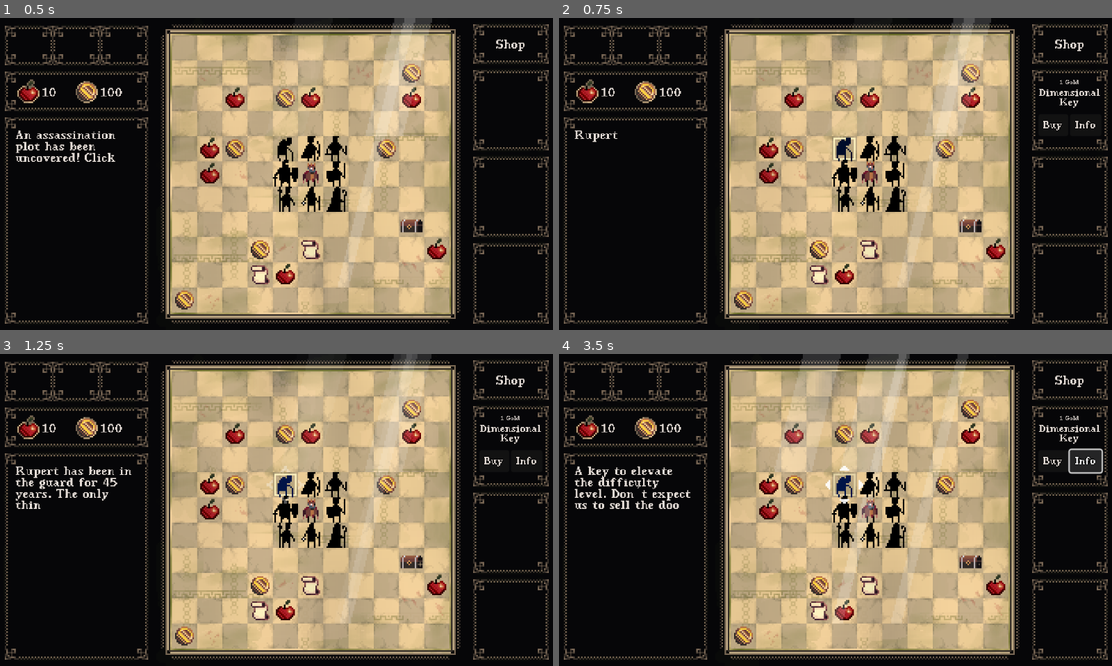
Above: before the commit, frames 1-4 (two rows, left to right).
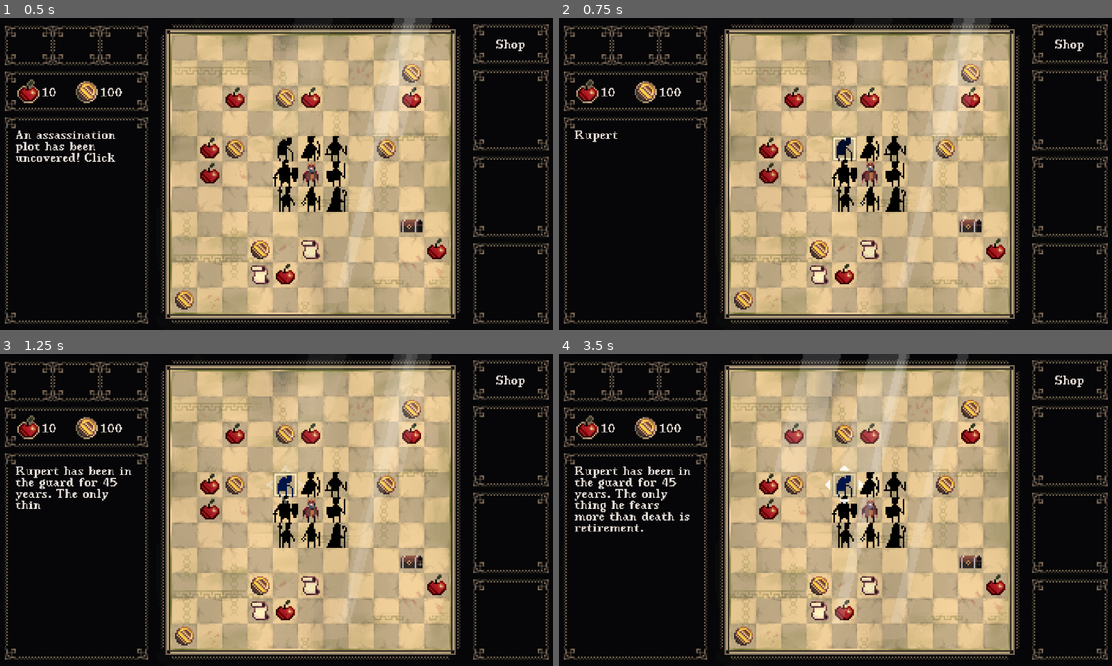
Above: after the commit, the same moments.

Repository: ibirothe/kings-rescue
Game: Godot game, scene res://Scenes/Level.tscn
Two runs of this game, one before a commit and one after it. Both use one fixed random seed, a clock stepped at 60 frames per second and the inputs below. Sound files missing from this copy of the repository are replaced by a short silence.
Inputs (mouse positions are in pixels of both pictures, inside the frame that each line leads up to):
- Up to frame 1 (0.5 s): no input
- Up to frame 2 (0.75 s): move the mouse to (846, 149) at 0.52 s; tap D (Delete) at 0.6 s; click (846, 149) at 0.67 s
- Up to frame 3 (1.25 s): no input
- Up to frame 4 (3.5 s): click (1051, 460) at 1.25 s, where only the run before the commit has a clickable "Buy"; move the mouse to (846, 485) at 2.02 s; tap D (Delete) at 2.1 s; click (846, 485) at 2.17 s; click (1084, 460) at 2.75 s, where only the run before the commit has a clickable "Info"

Frame 1 is identical in both runs. In frame 2, 0.3% of the frame differs, in the area x 86-98%, y 19-37%; in frame 3, 0.3%; in frame 4, 2.1%, in the area x 2-99%, y 19-58%.

Commit message:
diffuculty increment and door

Diff:
--- /dev/null
+++ b/kings-rescue/Scenes/door.gd
@@ -0,0 +1,29 @@
+extends Area2D
+@onready var animated_sprite_2d: AnimatedSprite2D = $AnimatedSprite2D
+
+@onready var game_manager: Node2D = get_parent()
+
+func _ready():
+	# Connect the body_entered signal
+	body_entered.connect(_on_body_entered)
+
+func _on_body_entered(body):
+	if body is Soldier:
+		GlobalText.set_text(game_manager.txt.ingame["door"].pick_random())
+		game_manager.troop.soldiers.erase(body)
+		var soldier_tween = create_tween()
+		body.disable_shader()
+		# Fade out over 1 second
+		soldier_tween.tween_property(body.animated_sprite_2d, "self_modulate:a", 0.0, 1.0)
+		await soldier_tween.finished
+		body.queue_free()  # Remove the node after fading out
+		animated_sprite_2d.play("Activate")
+		AudioManager.play_sound("door_activate")
+		await get_tree().create_timer(0.8).timeout
+		RunStats.increase_difficulty()
+		RunStats.upgrade_items.erase("Dimensional Key")
+		# Delete the item
+		var tween = create_tween()
+		tween.tween_property(animated_sprite_2d, "self_modulate:a", 0.0, 1.0)
+		await tween.finished
+		queue_free()  # Remove the node after fading out
--- a/kings-rescue/Scenes/door.tscn
+++ b/kings-rescue/Scenes/door.tscn
@@ -1,29 +1,229 @@
-[gd_scene load_steps=5 format=3 uid="uid://52mibe77ktsm"]
-
-[ext_resource type="Texture2D" uid="uid://df2shas6872xa" path="res://Assets/duck_trap_48.png" id="2_ubwxg"]
+[gd_scene load_steps=34 format=3 uid="uid://52mibe77ktsm"]
+
+[ext_resource type="Texture2D" uid="uid://cwaj2s4duukh4" path="res://Assets/door_activate.png" id="1_2ix0j"]
+[ext_resource type="Script" path="res://Scenes/door.gd" id="1_ppmgl"]
+[ext_resource type="Texture2D" uid="uid://bi3yugjyr8klj" path="res://Assets/door_idle.png" id="2_1kft1"]
 
 [sub_resource type="CircleShape2D" id="CircleShape2D_gr22t"]
 radius = 8.0
 
-[sub_resource type="AtlasTexture" id="AtlasTexture_cdokf"]
-atlas = ExtResource("2_ubwxg")
-region = Rect2(96, 96, 48, 48)
+[sub_resource type="AtlasTexture" id="AtlasTexture_oi37c"]
+atlas = ExtResource("1_2ix0j")
+region = Rect2(0, 0, 64, 64)
+
+[sub_resource type="AtlasTexture" id="AtlasTexture_pgxsr"]
+atlas = ExtResource("1_2ix0j")
+region = Rect2(64, 0, 64, 64)
+
+[sub_resource type="AtlasTexture" id="AtlasTexture_2o7cd"]
+atlas = ExtResource("1_2ix0j")
+region = Rect2(128, 0, 64, 64)
+
+[sub_resource type="AtlasTexture" id="AtlasTexture_04o87"]
+atlas = ExtResource("1_2ix0j")
+region = Rect2(0, 64, 64, 64)
+
+[sub_resource type="AtlasTexture" id="AtlasTexture_46wcr"]
+atlas = ExtResource("1_2ix0j")
+region = Rect2(64, 64, 64, 64)
+
+[sub_resource type="AtlasTexture" id="AtlasTexture_7ccn7"]
+atlas = ExtResource("1_2ix0j")
+region = Rect2(128, 64, 64, 64)
+
+[sub_resource type="AtlasTexture" id="AtlasTexture_bb2gb"]
+atlas = ExtResource("1_2ix0j")
+region = Rect2(192, 64, 64, 64)
+
+[sub_resource type="AtlasTexture" id="AtlasTexture_xwv6o"]
+atlas = ExtResource("1_2ix0j")
+region = Rect2(0, 128, 64, 64)
+
+[sub_resource type="AtlasTexture" id="AtlasTexture_sad4g"]
+atlas = ExtResource("1_2ix0j")
+region = Rect2(64, 128, 64, 64)
+
+[sub_resource type="AtlasTexture" id="AtlasTexture_rmyoe"]
+atlas = ExtResource("1_2ix0j")
+region = Rect2(128, 128, 64, 64)
+
+[sub_resource type="AtlasTexture" id="AtlasTexture_4jlw2"]
+atlas = ExtResource("1_2ix0j")
+region = Rect2(192, 128, 64, 64)
+
+[sub_resource type="AtlasTexture" id="AtlasTexture_xqh7u"]
+atlas = ExtResource("1_2ix0j")
+region = Rect2(0, 192, 64, 64)
+
+[sub_resource type="AtlasTexture" id="AtlasTexture_c1rmv"]
+atlas = ExtResource("2_1kft1")
+region = Rect2(0, 0, 64, 64)
+
+[sub_resource type="AtlasTexture" id="AtlasTexture_tv404"]
+atlas = ExtResource("2_1kft1")
+region = Rect2(64, 0, 64, 64)
+
+[sub_resource type="AtlasTexture" id="AtlasTexture_j5vp8"]
+atlas = ExtResource("2_1kft1")
+region = Rect2(128, 0, 64, 64)
+
+[sub_resource type="AtlasTexture" id="AtlasTexture_iak2d"]
+atlas = ExtResource("2_1kft1")
+region = Rect2(192, 0, 64, 64)
+
+[sub_resource type="AtlasTexture" id="AtlasTexture_5fjjv"]
+atlas = ExtResource("2_1kft1")
+region = Rect2(0, 64, 64, 64)
+
+[sub_resource type="AtlasTexture" id="AtlasTexture_eer8q"]
+atlas = ExtResource("2_1kft1")
+region = Rect2(64, 64, 64, 64)
+
+[sub_resource type="AtlasTexture" id="AtlasTexture_w7m5b"]
+atlas = ExtResource("2_1kft1")
+region = Rect2(128, 64, 64, 64)
+
+[sub_resource type="AtlasTexture" id="AtlasTexture_sfqq4"]
+atlas = ExtResource("2_1kft1")
+region = Rect2(192, 64, 64, 64)
+
+[sub_resource type="AtlasTexture" id="AtlasTexture_b1mcm"]
+atlas = ExtResource("2_1kft1")
+region = Rect2(0, 128, 64, 64)
+
+[sub_resource type="AtlasTexture" id="AtlasTexture_bio18"]
+atlas = ExtResource("2_1kft1")
+region = Rect2(64, 128, 64, 64)
+
+[sub_resource type="AtlasTexture" id="AtlasTexture_ly320"]
+atlas = ExtResource("2_1kft1")
+region = Rect2(128, 128, 64, 64)
+
+[sub_resource type="AtlasTexture" id="AtlasTexture_jhtgu"]
+atlas = ExtResource("2_1kft1")
+region = Rect2(192, 128, 64, 64)
+
+[sub_resource type="AtlasTexture" id="AtlasTexture_kqve2"]
+atlas = ExtResource("2_1kft1")
+region = Rect2(0, 192, 64, 64)
+
+[sub_resource type="AtlasTexture" id="AtlasTexture_qrykp"]
+atlas = ExtResource("2_1kft1")
+region = Rect2(64, 192, 64, 64)
+
+[sub_resource type="AtlasTexture" id="AtlasTexture_ghcxl"]
+atlas = ExtResource("2_1kft1")
+region = Rect2(128, 192, 64, 64)
+
+[sub_resource type="AtlasTexture" id="AtlasTexture_238ui"]
+atlas = ExtResource("2_1kft1")
+region = Rect2(192, 192, 64, 64)
 
 [sub_resource type="SpriteFrames" id="SpriteFrames_as65x"]
 animations = [{
 "frames": [{
 "duration": 1.0,
-"texture": SubResource("AtlasTexture_cdokf")
+"texture": SubResource("AtlasTexture_oi37c")
+}, {
+"duration": 1.0,
+"texture": SubResource("AtlasTexture_pgxsr")
+}, {
+"duration": 1.0,
+"texture": SubResource("AtlasTexture_2o7cd")
+}, {
+"duration": 1.0,
+"texture": SubResource("AtlasTexture_04o87")
+}, {
+"duration": 1.0,
+"texture": SubResource("AtlasTexture_46wcr")
+}, {
+"duration": 1.0,
+"texture": SubResource("AtlasTexture_7ccn7")
+}, {
+"duration": 1.0,
+"texture": SubResource("AtlasTexture_bb2gb")
+}, {
+"duration": 1.0,
+"texture": SubResource("AtlasTexture_xwv6o")
+}, {
+"duration": 1.0,
+"texture": SubResource("AtlasTexture_sad4g")
+}, {
+"duration": 1.0,
+"texture": SubResource("AtlasTexture_rmyoe")
+}, {
+"duration": 1.0,
+"texture": SubResource("AtlasTexture_4jlw2")
+}, {
+"duration": 1.0,
+"texture": SubResource("AtlasTexture_xqh7u")
+}],
+"loop": false,
+"name": &"Activate",
+"speed": 8.0
+}, {
+"frames": [{
+"duration": 1.0,
+"texture": SubResource("AtlasTexture_c1rmv")
+}, {
+"duration": 1.0,
+"texture": SubResource("AtlasTexture_tv404")
+}, {
+"duration": 1.0,
+"texture": SubResource("AtlasTexture_j5vp8")
+}, {
+"duration": 1.0,
+"texture": SubResource("AtlasTexture_iak2d")
+}, {
+"duration": 1.0,
+"texture": SubResource("AtlasTexture_5fjjv")
+}, {
+"duration": 1.0,
+"texture": SubResource("AtlasTexture_eer8q")
+}, {
+"duration": 1.0,
+"texture": SubResource("AtlasTexture_w7m5b")
+}, {
+"duration": 1.0,
+"texture": SubResource("AtlasTexture_sfqq4")
+}, {
+"duration": 1.0,
+"texture": SubResource("AtlasTexture_b1mcm")
+}, {
+"duration": 1.0,
+"texture": SubResource("AtlasTexture_bio18")
+}, {
+"duration": 1.0,
+"texture": SubResource("AtlasTexture_ly320")
+}, {
+"duration": 1.0,
+"texture": SubResource("AtlasTexture_jhtgu")
+}, {
+"duration": 1.0,
+"texture": SubResource("AtlasTexture_kqve2")
+}, {
+"duration": 1.0,
+"texture": SubResource("AtlasTexture_qrykp")
+}, {
+"duration": 1.0,
+"texture": SubResource("AtlasTexture_ghcxl")
+}, {
+"duration": 1.0,
+"texture": SubResource("AtlasTexture_238ui")
 }],
 "loop": true,
-"name": &"default",
-"speed": 5.0
+"name": &"Idle",
+"speed": 8.0
 }]
 
 [node name="Door" type="Area2D"]
+script = ExtResource("1_ppmgl")
 
 [node name="CollisionShape2D" type="CollisionShape2D" parent="."]
 shape = SubResource("CircleShape2D_gr22t")
 
 [node name="AnimatedSprite2D" type="AnimatedSprite2D" parent="."]
 sprite_frames = SubResource("SpriteFrames_as65x")
+animation = &"Idle"
+autoplay = "Idle"
+frame_progress = 0.998974
--- a/kings-rescue/Scripts/game_manager.gd
+++ b/kings-rescue/Scripts/game_manager.gd
@@ -176,10 +176,8 @@
 				add_child(shop_item)
 
 func spawn_difficulty_door() -> void:
-	print("call")
 	if RunStats.upgrade_items.has("Dimensional Key") and RunStats.streak >= (RunStats.difficulty+1)*3:
 		var i = 0
-		print("condition")
 		while i < 1:
 			var door = door_scene.instantiate()
 			x = round(randf_range(0, 10))
@@ -197,7 +195,6 @@
 					door.position = pos
 					occupied_positions.append(pos)
 					add_child(door)
-					print("added")
 
 func refire_king():
 	king.king()
@@ -210,7 +207,6 @@
 
 	if win:
 		RunStats.add_win()
-		RunStats.difficulty =+1
 		AudioManager.play_music("win_jingle", -8, false)
 	else:
 		if RunStats.upgrade_items.has("Hourglass"):
--- a/kings-rescue/Scripts/run_stats.gd
+++ b/kings-rescue/Scripts/run_stats.gd
@@ -14,6 +14,9 @@
 
 func _ready() -> void:
 	load_game()
+
+func increase_difficulty():
+	difficulty += 1
 
 func difficulty_name() -> String:
 	match difficulty:
@@ -116,7 +119,7 @@
 
 	#shop:
 	coins = 100
-	shop_items = ["Dimensional Key"]
+	shop_items = []
 	#upgrades:
-	upgrade_items = []
+	upgrade_items = ["Hourglass", "Dimensional Key"]
 	save_game()
--- a/kings-rescue/Scripts/soldier_trooper.gd
+++ b/kings-rescue/Scripts/soldier_trooper.gd
@@ -270,7 +270,6 @@
 		return
 
 	if animated_sprite_2d.animation == subclass+"_attack":
-		print("Finish attack")
 		transition_to_state(State.IDLE)
 
 
@@ -285,7 +284,6 @@
 	queue_free()  # Remove the node after fading out
 
 func visual_activation():
-	print("Visual activation")
 
 	# Create a shader material with an improved shader
 	var shader_material = ShaderMaterial.new()
@@ -326,7 +324,6 @@
 	arrows_tween.kill()
 	"""if !animated_sprite_2d.material:
 		return"""
-	print("Visual deactivation")
 	# Tween the shader parameter
 	#await tween1.finished
 	#await tween2.finished
@@ -362,7 +359,6 @@
 
 func _on_bumping_area_body_entered(body: Node2D) -> void:
 	if body.subclass != self.subclass and game_manager.troop.current_soldier != self and dead == false:
-		print("Hello there", body.subclass, " says ", self.subclass)
 		body.turn_back()
 
 func soldier():
--- a/kings-rescue/Scripts/troop.gd
+++ b/kings-rescue/Scripts/troop.gd
@@ -21,7 +21,7 @@
 	for i in range(8):
 		var soldier = soldier_scene.instantiate()
 		var j = round(randf_range(0, len(subclasses)-1))
-		#print(j)
+
 		var subclass = subclasses[j]
 		soldier.subclass = subclass
 		subclasses.erase(subclass)
@@ -75,10 +75,10 @@
 		activate_soldier(activating_soldier)
 		deactivate_soldier(current_soldier)
 		current_soldier = activating_soldier
-		print("Changing soldier")
+
 		reset_clicks()
 	elif soldier_can_activate():
-		print("First activation")
+
 		activate_soldier(activating_soldier)
 		current_soldier = activating_soldier
 		reset_clicks()
--- a/kings-rescue/Scripts/txt.gd
+++ b/kings-rescue/Scripts/txt.gd
@@ -5,7 +5,7 @@
 	"starvation": "Your food stores are depleted. The soldiers begin to fall one by one-and soon, the king does as well. If you only listened to my instructions... \n \n \nHistory keeps repeating itself! Next time try to keep an eye on your Food Rations, maybe?",
 	"assasination": "Without cautious eyes watching, the assassins were able to kill the King. Your mission failed, the King is dead. Long live the King! \n \n \nHistory keeps repeating itself, and strangely, there are always two Assassins within the King's Guard… and trust no one!",
 	"trap": "You managed to stop the Assassins from killing the King... by doing it yourself. \n \n \nHistory keeps repeating itself-maybe next time, you won’t be the one to slay the King. Let me take care of your Coins so they don´t distract you from finding a safer path!",
-	"Hourglass": "\n\nYour hourglass shattered—what a shame. That was a family heirloom for generations..."
+	"Hourglass": "\n\nYour hourglass shattered - what a shame. That was a family heirloom for generations..."
 }
 
 var ingame = {
@@ -14,11 +14,12 @@
 	"mercenary_flee": ["A mercenary fled. They value gold higher than loyalty, but even the best King’s Guard has two of them."],
 	"mercenary_not_flee": ["You paid. not flee. Good text."],
 	"dead_body": ["He's dead, Jim.", "You cannot move dead bodies. That´s another game.", "Pretty sure he is just sleeping."],
-	"soldier_leaving": [" left. Hope they bring some help. Godspeed.", " is going to buy cigarettes. Won´t be long.", " glitched through the map and is now fighting the end boss alone."],
+	"soldier_leaving": [" left. Hope they bring some help. Godspeed.", " is going to buy cigarettes. Won´t be long.", " glitched through the map and is now fighting the end boss alone.", ": 'Look to my coming on the first light of the fifth day, at dawn look to the east.'"],
 	"dismantle_trap": ["Trap dismatling text goes here"],
 	"soldier_trap_death": ["Soldier dead in trap text"],
 	"shop_collect": ["You collected stuff for shop blablablablablabla"],
-	"Hourglass": ["\n\nYour hourglass shattered—what a shame. That was a family heirloom for generations..."]
+	"Hourglass": ["\n\nYour hourglass shattered - what a shame. That was a family heirloom for generations..."],
+	"door": ["Your dimensional key accidentally falls into the 11th-dimensional space. You've been teleported into a parallel universe where everything is exactly the same - except that kings are much harder to save here. Difficulty increased!"]
 }
 
 var shop = {
Binary file added: kings-rescue/Assets/door_activate.png
Not shown, added: kings-rescue/Assets/door_activate.png.import
Binary file added: kings-rescue/Assets/door_idle.png
Not shown, added: kings-rescue/Assets/door_idle.png.import
